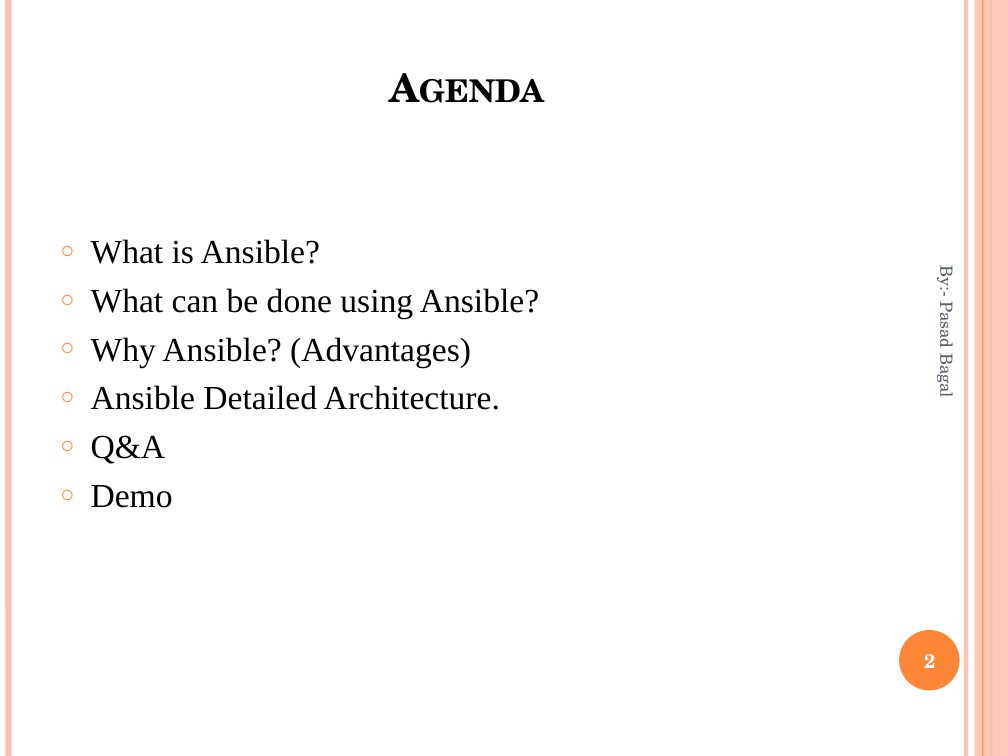
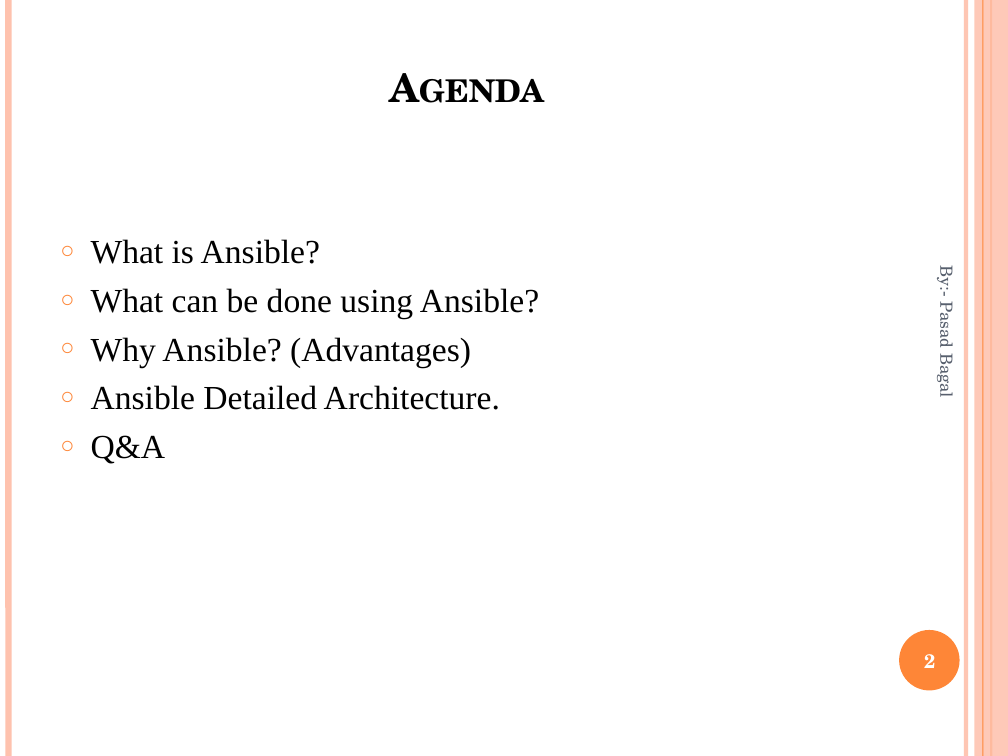
Before and after one commit to prasadbagal/Ansible-For-Networks-Basics, a slide deck: slide 2 of 1-Day/ansible-day1.pptx. Drawn at 1008x756 pixels with LibreOffice and Linux fonts; fonts in the diff are those of the drawing. Boxes give left, top, right and bottom in pixels: in the first picture for what was removed or moved away, otherwise in the second. Text is boxed around its words. In the diff, an @@ line names an element or a change of style, - is before the commit and + after.

```diff
--- a/1-Day/ansible-day1.pptx
+++ b/1-Day/ansible-day1.pptx
@@ text at (x1=91, y1=485, x2=173, y2=508): paragraph removed @@
-○ Demo
```
Also in this commit, not shown: 3 other slides changed, 45 other files.
